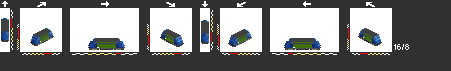
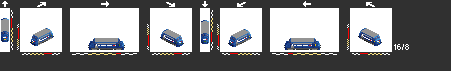
The second 451x71 image is a revision of the first. Changes to its layers:
added layer "dsb4" above "dsb3" over 1, 19, 380, 48
hid "dsb3" over 1, 19, 381, 50
